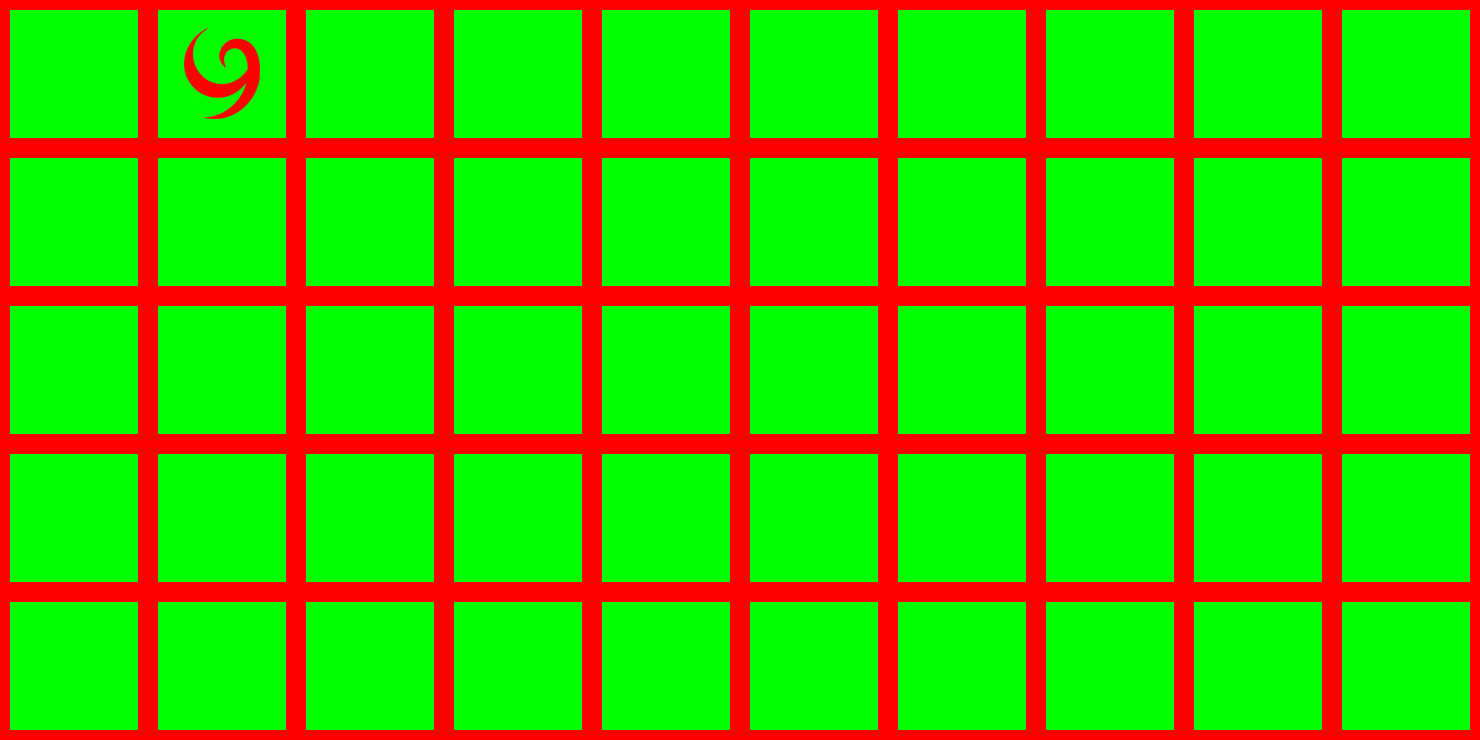
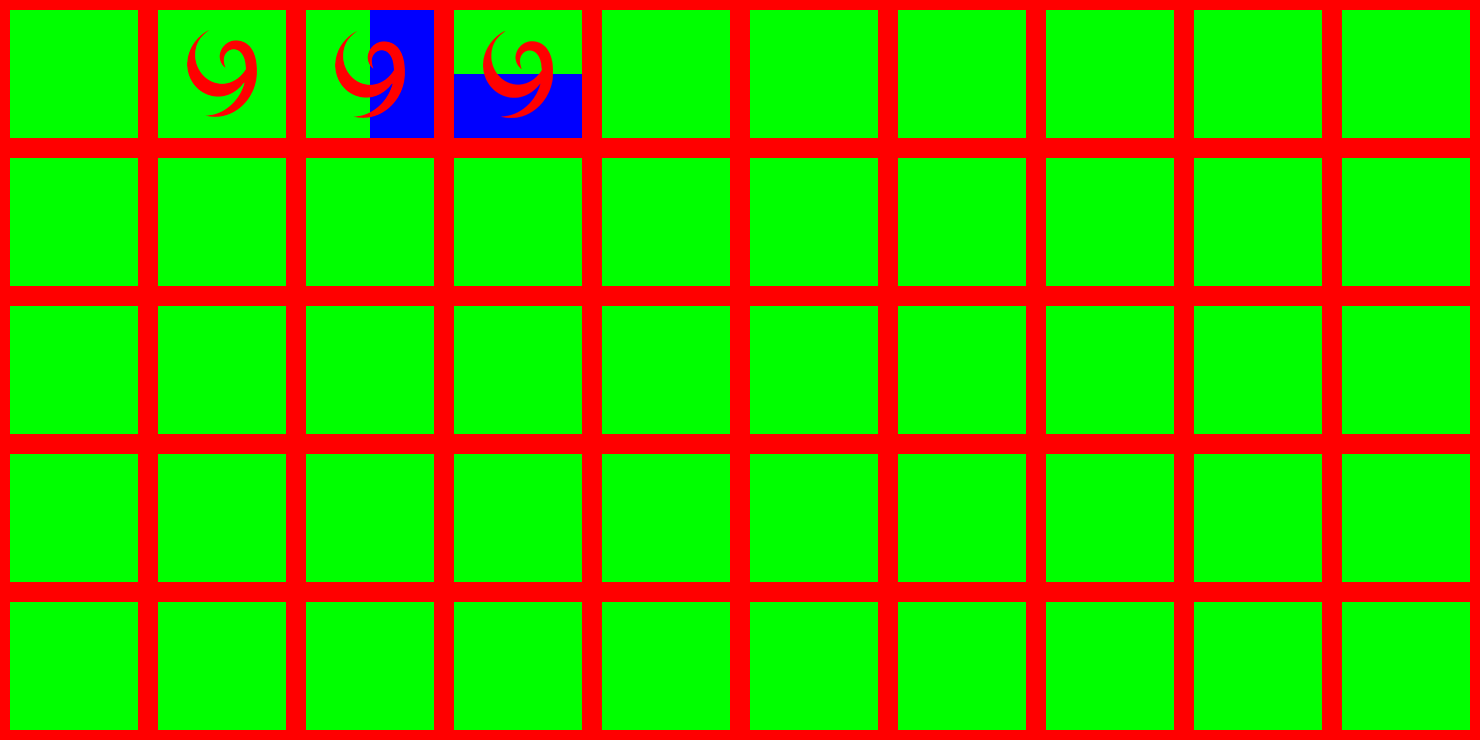
The second 1480x740 image is a revision of the first. Changes to its layers:
added layer "Layer 5" above "Layer 4" over [335, 10, 434, 138]
added layer "Layer 4" above "Layer 3" over [454, 31, 582, 138]
added layer "Layer 3" above "Layer 1" over [184, 28, 260, 119]
